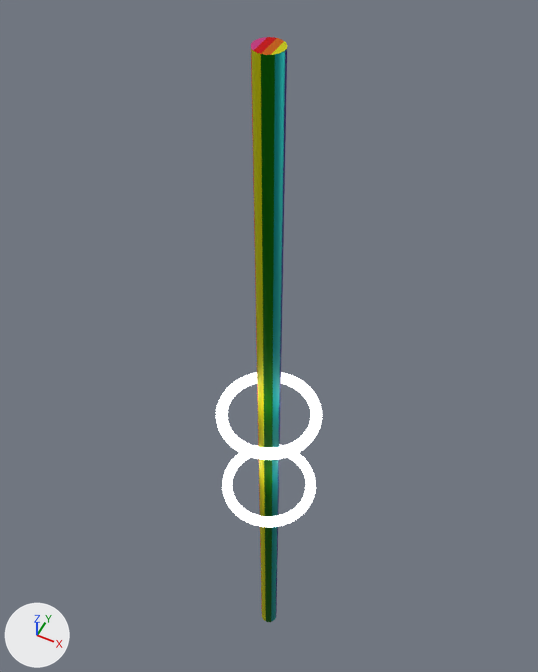
The Blender file cam_support.blend: old version first, new version second.
Before and after are seen from a 50 mm lens placed at (43.7, -87.3, 149.9), pointed at (-9.0, 18.0, 18.3). Arrows for +X, +Y and +Z are at lower left; the lights stay in place.
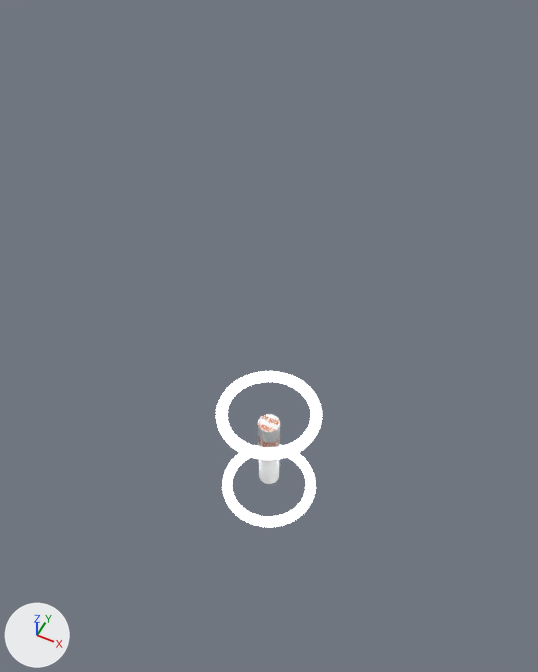
What the commit changed:
Picture 'words.png' (img_words_png) is new.
Material 'Material.001' (mat_material_001) changes its picture from img_lgbt_png to img_words_png.
Object 'Cylinder.004' (ob_cylinder_004) is rescaled from (1.0, 1.0, 1.0) to (1.0, 1.0, 0.111).

Pixel boxes [x1, y1, x2, y2] of what changed, in the pictures (538 x 672 px):
'Cylinder.004', surface changed, rescaled (38% narrower, 88% shorter)
    before: [251, 37, 287, 622]
    after: [258, 414, 280, 484]
